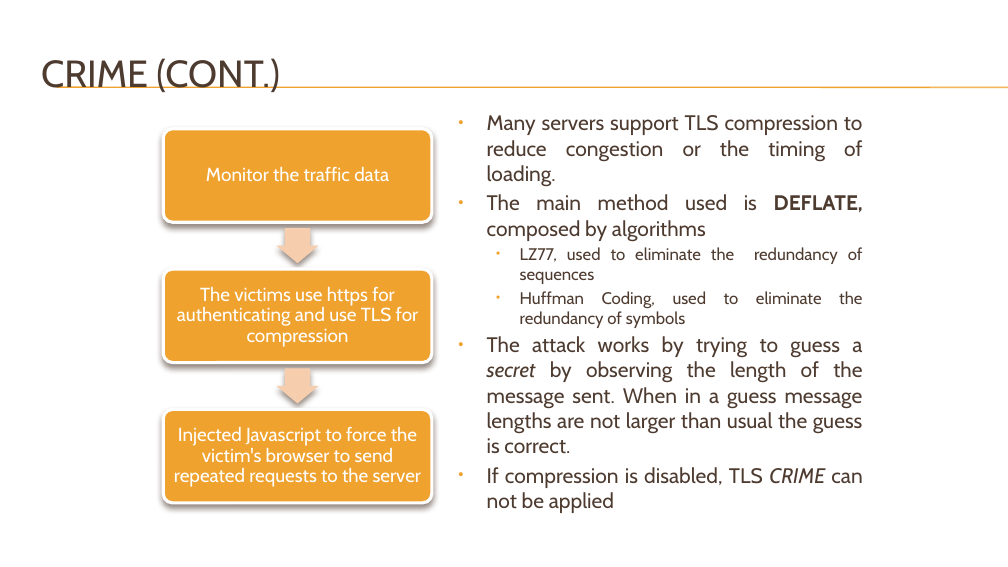
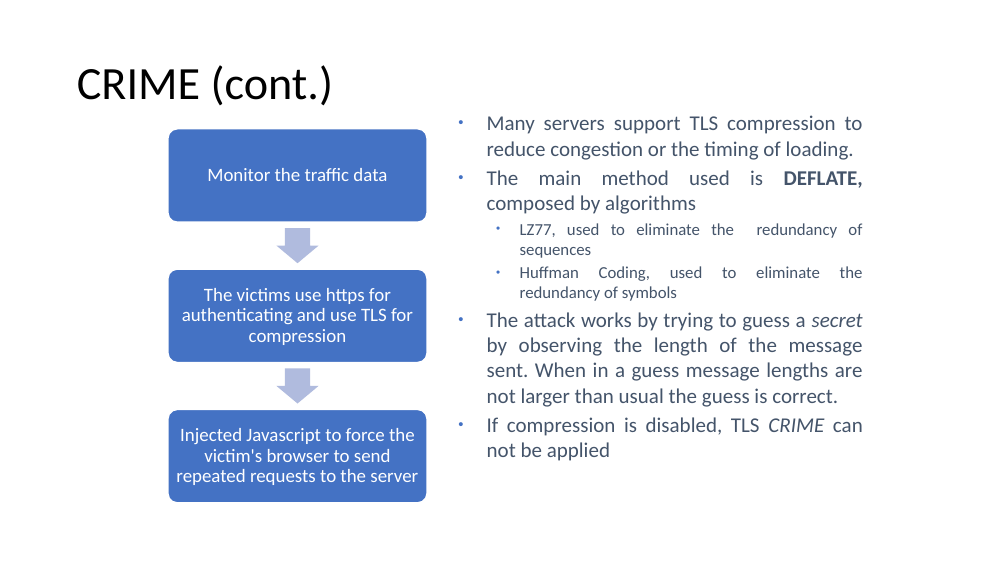
Before and after one commit to DeMaCS-UNICAL/NetworkSecurity, a slide deck: slide 20 of slides/SSL.pptx (slide 17 before the commit). Drawn at 1008x567 pixels with LibreOffice and Linux fonts; fonts in the diff are those of the drawing; background and template pictures are left out. Boxes give left, top, right and bottom in pixels: in the first picture for what was removed or moved away, otherwise in the second. Text is boxed around its words. In the diff, an @@ line names an element or a change of style, - is before the commit and + after.

```diff
--- a/slides/SSL.pptx
+++ b/slides/SSL.pptx
@@ line removed from (57, 87) to (1008, 87) @@
@@ line removed from (57, 88) to (1008, 88) @@
@@ title at (x1=77, y1=65, x2=333, y2=106): text changed; size 36 to 44 pt; font Cabin to Calibri; text colour #4E3B30 to #000000 @@
-CRIME (CONT.)
+CRIME (cont.)
@@ text "Many servers support TLS compression ..." at (x1=487, y1=115, x2=863, y2=461): font Cabin to Calibri, text colour #4E3B30 to #44546A; bullet colour #F0A22E to #4472C4 @@
@@ rounded rectangle resized from (x1=163, y1=129, x2=432, y2=222) to (x1=168, y1=129, x2=427, y2=222) @@
@@ right arrow at (x1=276, y1=228, x2=318, y2=263): fill #F6CEAD to #B0BCDE; shadow off @@
@@ rounded rectangle resized from (x1=163, y1=269, x2=432, y2=363) to (x1=168, y1=269, x2=427, y2=363) @@
@@ right arrow at (x1=276, y1=369, x2=318, y2=404): fill #F6CEAD to #B0BCDE; shadow off @@
@@ fill #F0A22E to #4472C4; outline #FFFFFF 3 pt to #FFFFFF 1.5 pt; shadow off in 3 elements at (x1=168, y1=129, x2=427, y2=222), (x1=168, y1=269, x2=427, y2=363), (x1=168, y1=409, x2=427, y2=503) @@
@@ rounded rectangle resized from (x1=163, y1=409, x2=432, y2=503) to (x1=168, y1=409, x2=427, y2=503) @@
@@ font Cabin to Calibri in 3 elements at (x1=207, y1=168, x2=387, y2=181), (x1=182, y1=288, x2=413, y2=345), (x1=176, y1=428, x2=418, y2=485) @@
```
Also in this commit, not shown: 21 other slides changed, 3 slides added.
